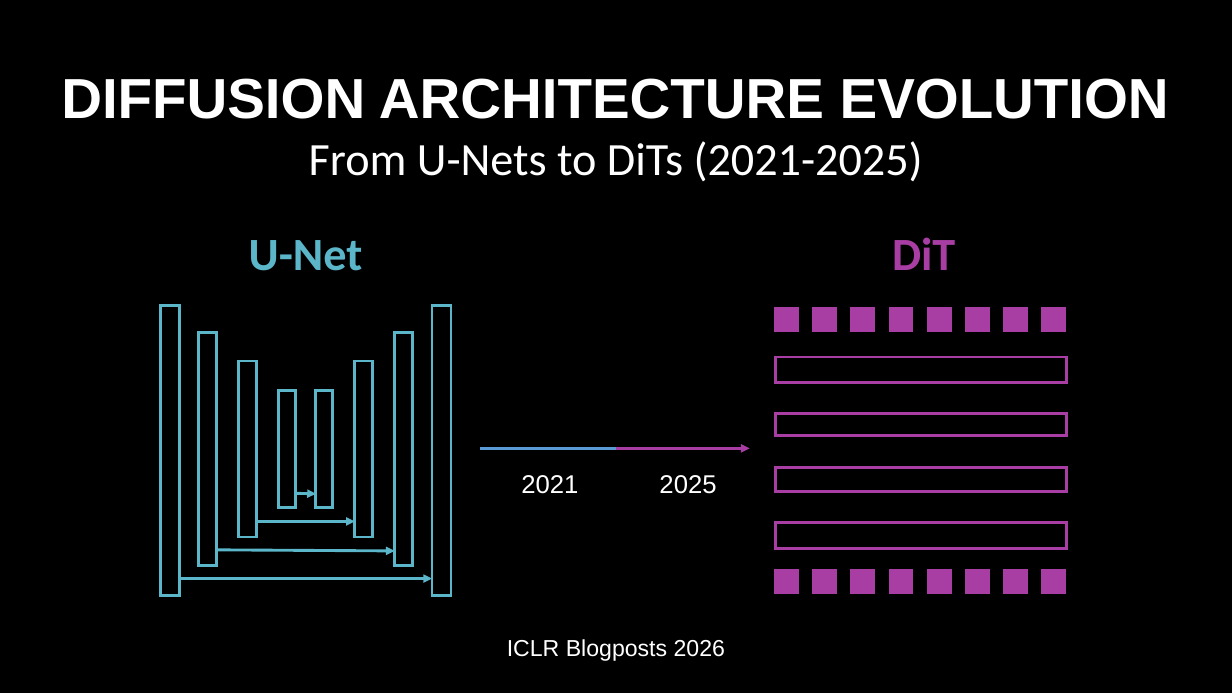
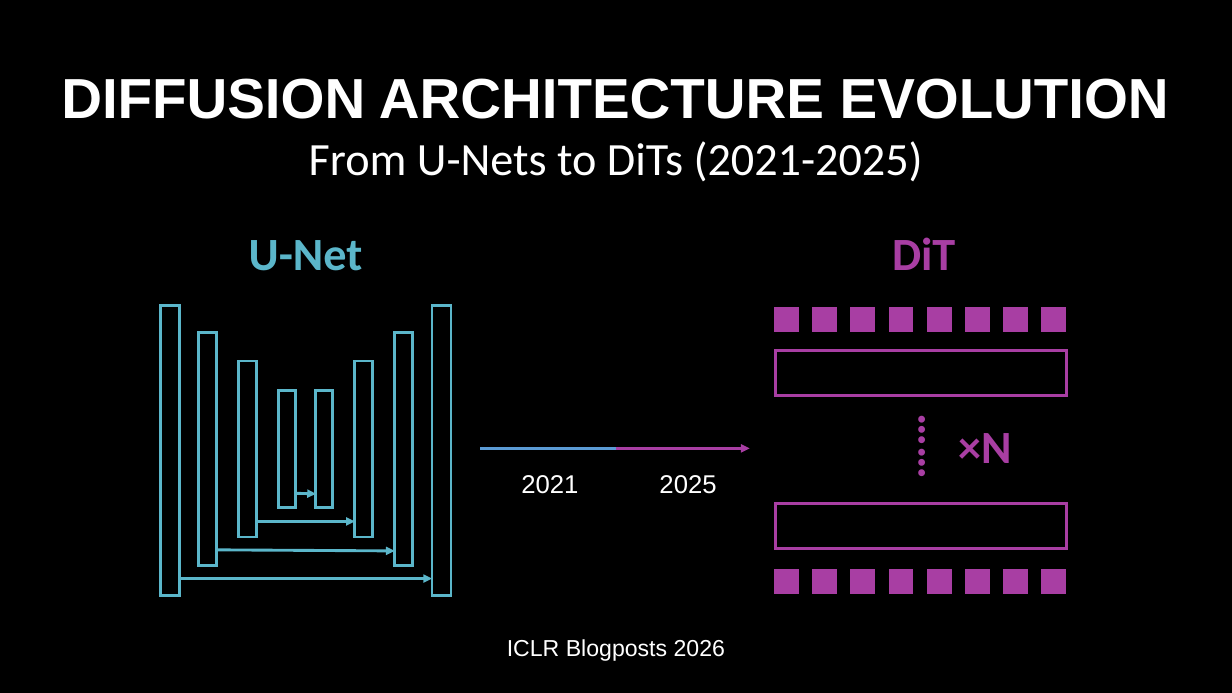
Before and after one commit to Bili-Sakura/ICLR-BLOG-2026-SAKURA, a slide deck: slide 2 of assets/img/2026-04-27-diffusion-architecture-evolution/figures.pptx. Drawn at 1232x693 pixels with LibreOffice and Linux fonts; fonts in the diff are those of the drawing. Boxes give left, top, right and bottom in pixels: in the first picture for what was removed or moved away, otherwise in the second. Text is boxed around its words. In the diff, an @@ line names an element or a change of style, - is before the commit and + after.

```diff
--- a/assets/img/2026-04-27-diffusion-architecture-evolution/figures.pptx
+++ b/assets/img/2026-04-27-diffusion-architecture-evolution/figures.pptx
@@ rectangle at (x1=775, y1=351, x2=1067, y2=396): rotation 180 to 0 degrees @@
@@ text added at (x1=904, y1=377, x2=970, y2=526), 36 pt, text #A83EA3, bold @@
+……
@@ rectangle removed at (x1=775, y1=414, x2=1067, y2=436) @@
@@ text added at (x1=958, y1=433, x2=1011, y2=463), 36 pt, text #A83EA3, bold @@
+×N
@@ rectangle removed at (x1=775, y1=468, x2=1067, y2=492) @@
@@ rectangle resized from (x1=775, y1=523, x2=1067, y2=548) to (x1=775, y1=504, x2=1067, y2=549) @@
```
Also in this commit, not shown: 1 other slide changed, 2 other files.
